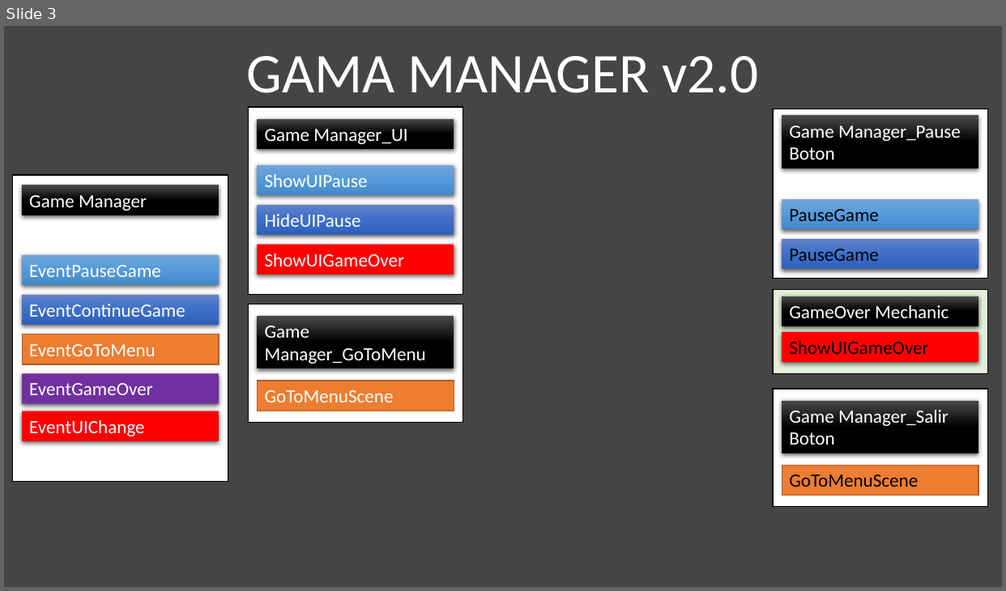
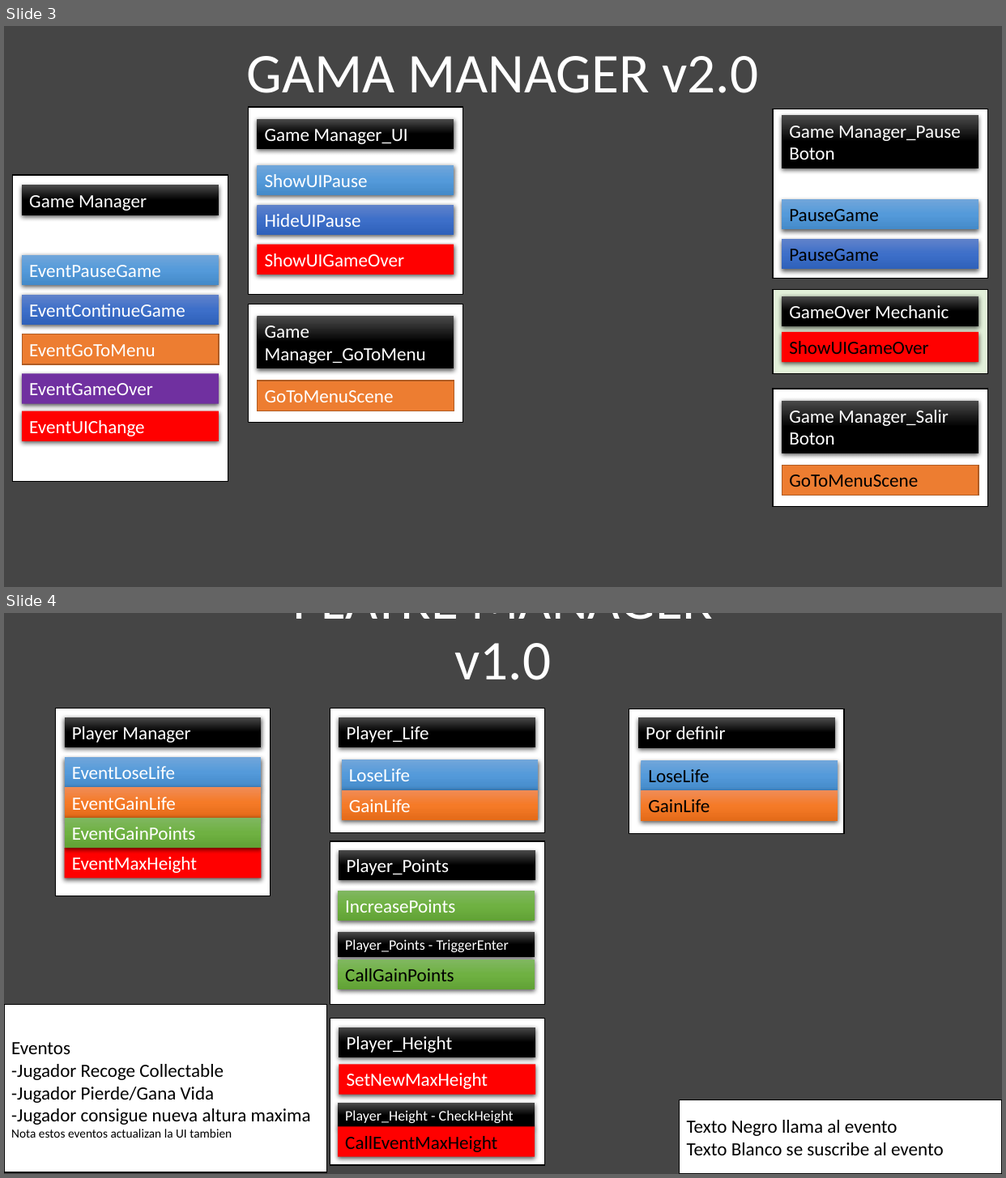
Before and after one commit to marcelOlecram/Bounce-Up, a slide deck: Assets/BounceUp/Otros/GAMA MANAGER v1.pptx. Shown one above the other, each under a label of ours: slide 3 before the commit, slides 3 and 4 after it. The pictures are 1006x591 and 1006x1178 pixels, drawn with LibreOffice and Linux fonts; fonts in the diff are those of the drawing. Boxes give left, top, right and bottom in pixels: in the first picture for what was removed or moved away, otherwise in the second. Text is boxed around its words. In the diff, an @@ line names an element or a change of style, - is before the commit and + after.

Commit message:
Player Manager
completados los eventos del playe manager

```diff
--- a/Assets/BounceUp/Otros/GAMA MANAGER v1.pptx
+++ b/Assets/BounceUp/Otros/GAMA MANAGER v1.pptx
@@ slide 4 added at (4, 613, 1002, 1174), background #000000 at 73% opacity @@
@@ title added at (292, 613, 714, 680), 54 pt, text #FFFFFF @@
+PLAYRE MANAGER v1.0
@@ rectangle added at (56, 708, 270, 896), fill #FFFFFF, outline #000000 1 pt @@
@@ rectangle added at (330, 708, 544, 833), fill #FFFFFF, outline #000000 1 pt @@
@@ rectangle added at (629, 709, 844, 834), fill #FFFFFF, outline #000000 1 pt @@
@@ rectangle added at (65, 717, 262, 747), fill gradient #4B4B4B to #000000, 18 pt, text #FFFFFF @@
+Player Manager
@@ rectangle added at (339, 717, 536, 747), fill gradient #4B4B4B to #000000, 18 pt, text #FFFFFF @@
+Player_Life
@@ rectangle added at (639, 717, 836, 747), fill gradient #4B4B4B to #000000, 18 pt, text #FFFFFF @@
+Por definir
@@ rectangle added at (65, 757, 262, 787), fill gradient #71A6DB to #559BDB to #448ACA, 18 pt, text #FFFFFF @@
+EventLoseLife
@@ rectangle added at (342, 760, 539, 790), fill gradient #71A6DB to #559BDB to #448ACA, 18 pt, text #FFFFFF @@
+LoseLife
@@ rectangle added at (641, 760, 838, 790), fill gradient #71A6DB to #559BDB to #448ACA, 18 pt, text #000000 @@
+LoseLife
@@ rectangle added at (65, 787, 262, 817), fill gradient #F18C57 to #F67B28 to #E56C19, 18 pt, text #FFFFFF @@
+EventGainLife
@@ rectangle added at (342, 790, 539, 820), fill gradient #F18C57 to #F67B28 to #E56C19, 18 pt, text #FFFFFF @@
+GainLife
@@ rectangle added at (641, 790, 838, 820), fill gradient #F18C57 to #F67B28 to #E56C19, 18 pt, text #000000 @@
+GainLife
@@ rectangle added at (65, 818, 262, 848), fill gradient #81B861 to #6FB242 to #62A336, 18 pt, text #FFFFFF @@
+EventGainPoints
@@ rectangle added at (65, 848, 262, 878), fill #FF0000, 18 pt, text #FFFFFF @@
+EventMaxHeight
@@ rectangle added at (330, 841, 544, 1004), fill #FFFFFF, outline #000000 1 pt @@
@@ rectangle added at (339, 850, 536, 880), fill gradient #4B4B4B to #000000, 18 pt, text #FFFFFF @@
+Player_Points
@@ rectangle added at (338, 891, 535, 921), fill gradient #81B861 to #6FB242 to #62A336, 18 pt, text #FFFFFF @@
+IncreasePoints
@@ rectangle added at (338, 932, 535, 957), fill gradient #4B4B4B to #000000, 14 pt, text #FFFFFF @@
+Player_Points - TriggerEnter
@@ rectangle added at (338, 960, 535, 990), fill gradient #81B861 to #6FB242 to #62A336, 18 pt, text #000000 @@
+CallGainPoints
@@ rectangle added at (4, 1005, 326, 1173), fill #FFFFFF, outline #000000 1 pt, 18 pt, text #000000 @@
+Eventos
+-Jugador Recoge Collectable
+-Jugador Pierde/Gana Vida
+-Jugador consigue nueva altura maxima
+Nota estos eventos actualizan la UI tambien
@@ rectangle added at (330, 1019, 544, 1165), fill #FFFFFF, outline #000000 1 pt @@
@@ rectangle added at (339, 1028, 536, 1058), fill gradient #4B4B4B to #000000, 18 pt, text #FFFFFF @@
+Player_Height
@@ rectangle added at (339, 1064, 536, 1094), fill #FF0000, 18 pt, text #FFFFFF @@
+SetNewMaxHeight
@@ rectangle added at (338, 1103, 535, 1129), fill gradient #4B4B4B to #000000, 14 pt, text #FFFFFF @@
+Player_Height - CheckHeight
@@ rectangle added at (680, 1101, 1002, 1174), fill #FFFFFF, outline #000000 1 pt, 18 pt, text #000000 @@
+Texto Negro llama al evento
+Texto Blanco se suscribe al evento
@@ rectangle added at (338, 1127, 535, 1157), fill #FF0000, 18 pt, text #000000 @@
+CallEventMaxHeight
```
Also in this commit, not shown: 9 other files.
